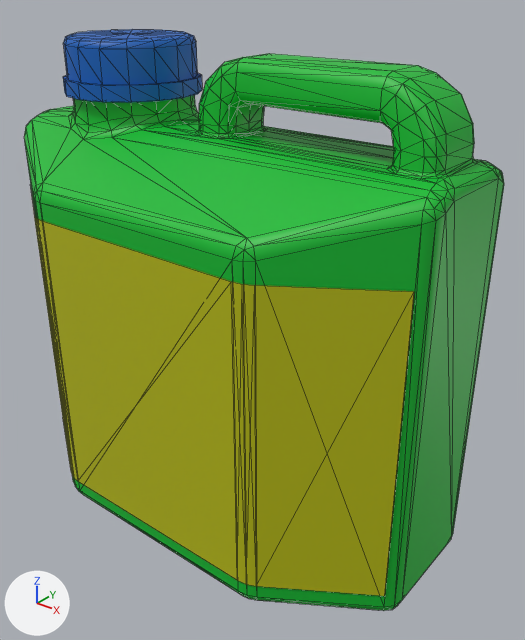
The FBX model Gamification/Assets/3D Models/Storage/Source/Canister/SM_canister_small.fbx as it was, and as the next commit left it.
The view is the same before and after, from a 50 mm camera at (0.462, -0.532, 0.555) aimed at (0.031, 0.007, 0.221). Lighting does not change. The marker at lower left points along +X, +Y and +Z. Mesh edges are drawn as thin lines. Where no turn or scale is listed for an object, it has been applied to the vertices.

In view in the first picture: 'SM_canister_small'.
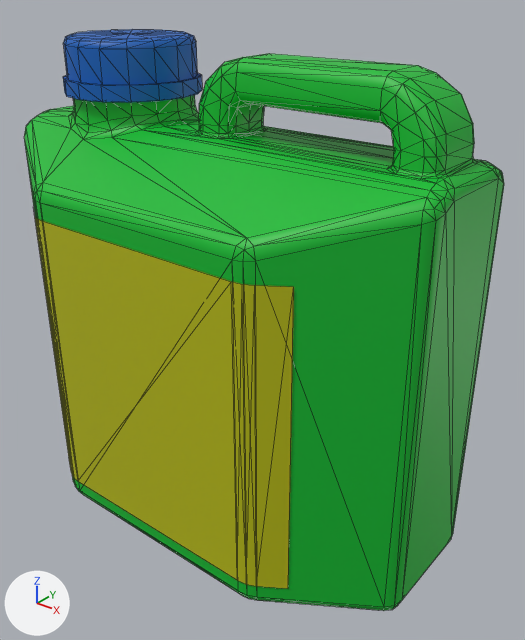
What differs and where, as boxes (x1, y1, x2, y2) in the pictures (525 x 640 px; the box of a moved part takes in the faces that stretch with it):
part 1 of me_mesh, moved or reshaped: before (30, 190, 414, 596); after (34, 214, 294, 589)

Edits to the bpy script that builds the scene:
```text
Change me_mesh:
    where me_mesh.from_pydata(...)  # 513 vertices, 976 faces; spans x -0.248..0.248, y -0.142..0.142, z -0.247..0.247
    used by ob_sm_canister_small; location = (0.0, -0.001, 0.247)
    me_mesh part 1
    me_mesh.vertices[497].co: (-0.239, -0.071, 0.09) -> (-0.138, -0.136, 0.09)  # pixel (29, 184) -> pixel (34, 215)
    me_mesh.vertices[498].co: (-0.138, -0.136, 0.09) -> (-0.138, -0.136, -0.219)  # pixel (34, 215) -> pixel (71, 472)
    me_mesh.vertices[499].co: (-0.138, -0.136, -0.219) -> (-0.129, -0.14, 0.09)  # pixel (71, 472) -> pixel (36, 218)
    me_mesh.vertices[500].co: (-0.129, -0.14, 0.09) -> (-0.129, -0.14, -0.219)  # pixel (36, 218) -> pixel (73, 477)
    me_mesh.vertices[501].co: (-0.129, -0.14, -0.219) -> (-0.12, -0.142, 0.09)  # pixel (73, 477) -> pixel (41, 220)
    me_mesh.vertices[502].co: (-0.12, -0.142, 0.09) -> (0.119, -0.142, -0.219)  # pixel (41, 220) -> pixel (237, 580)
    me_mesh.vertices[503].co: (0.119, -0.142, -0.219) -> (0.129, -0.14, -0.219)  # pixel (237, 580) -> pixel (246, 584)
    me_mesh.vertices[504].co: (0.129, -0.14, -0.219) -> (0.138, -0.136, -0.219)  # pixel (246, 584) -> pixel (256, 586)
    me_mesh.vertices[505].co: (0.138, -0.136, -0.219) -> (0.12, -0.142, 0.09)  # pixel (256, 586) -> pixel (231, 281)
    me_mesh.vertices[506].co: (0.239, -0.071, -0.219) -> (0.129, -0.14, 0.09)  # pixel (384, 596) -> pixel (242, 284)
    me_mesh.vertices[507].co: (0.12, -0.142, 0.09) -> (0.138, -0.136, 0.09)  # pixel (231, 281) -> pixel (254, 285)
    me_mesh.vertices[508].co: (0.129, -0.14, 0.09) -> (-0.119, -0.142, -0.219)  # pixel (242, 284) -> pixel (77, 481)
    me_mesh.vertices[509].co: (0.138, -0.136, 0.09) -> (0.164, -0.12, -0.219)  # pixel (254, 285) -> pixel (288, 588)
    me_mesh.vertices[510].co: (-0.119, -0.142, -0.219) -> (0.163, -0.12, 0.09)  # pixel (77, 481) -> pixel (293, 286)
    me_mesh.vertices[511].co: (0.239, -0.071, 0.09) -> (-0.163, -0.12, 0.09)  # pixel (414, 291) -> pixel (33, 206)
    me_mesh.vertices[512].co: (-0.239, -0.07, -0.219) -> (-0.164, -0.12, -0.219)  # pixel (62, 417) -> pixel (68, 457)
```
